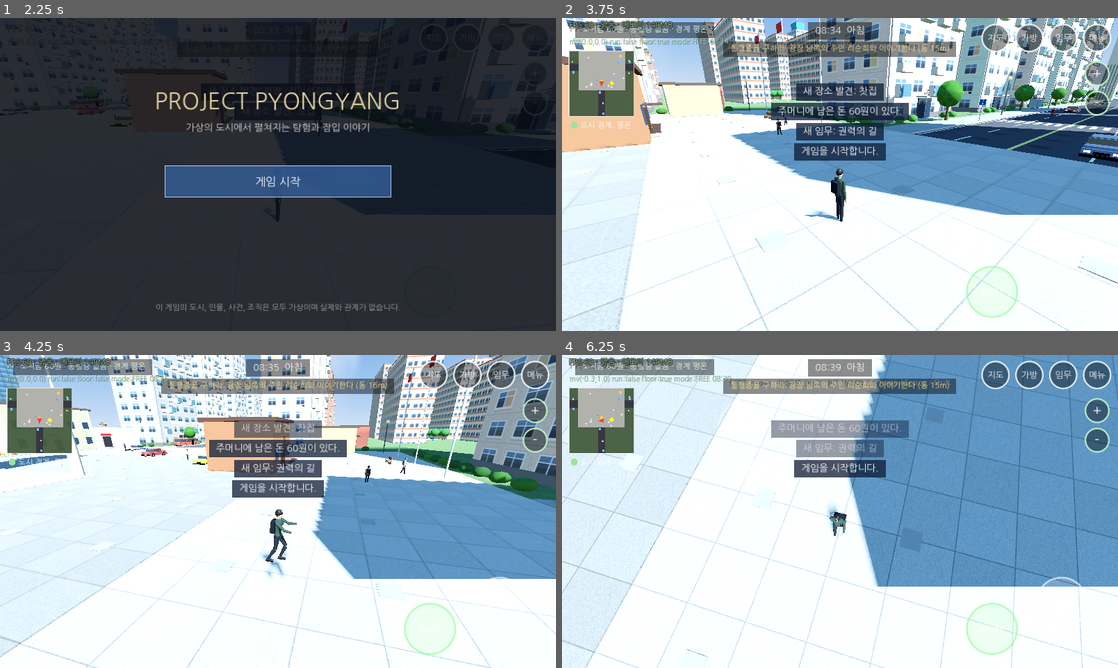
Above: before the commit, frames 1-4 (two rows, left to right).
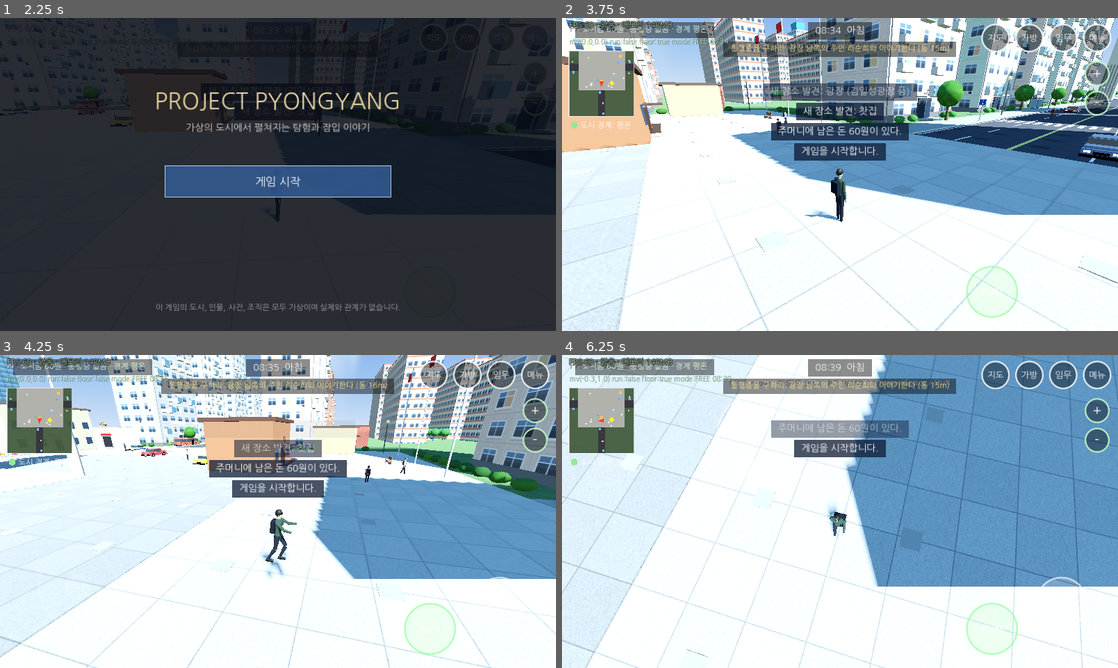
Above: after the commit, the same moments.

Repository: Sumin-Kim-Hub/PROJECT_PYONGYANG
Game: Godot game, scene res://scenes/main.tscn
Two runs of this game, one before a commit and one after it. Both use one fixed random seed, a clock stepped at 60 frames per second and the inputs below.
Inputs (mouse positions are in pixels of both pictures, inside the frame that each line leads up to):
- Up to frame 1 (2.25 s): tap Enter at 0.5 s; move the mouse to (400, 158) at 0.52 s; hold Right 0.53-1.25 s; hold E 0.53-1.25 s; click (400, 158) at 0.67 s; tap Space at 0.77 s; drag from (166, 190) to (250, 237) at 1.27 s; move the mouse to (333, 105) at 2.02 s; hold Right from 2.03 s (still down); hold V from 2.03 s (still down); click (333, 105) at 2.17 s
- Up to frame 2 (3.75 s): release Right at 2.75 s; release V at 2.75 s; drag from (812, 237) to (673, 127) at 2.77 s; move the mouse to (1006, 221) at 3.52 s; hold Left from 3.53 s (still down); tap Enter at 3.6 s; click (1006, 221) at 3.67 s
- Up to frame 3 (4.25 s): keep holding Left; tap Space at 3.77 s
- Up to frame 4 (6.25 s): release Left at 4.25 s; drag from (673, 464) to (756, 433) at 4.27 s; move the mouse to (867, 511) at 5.02 s; hold Down 5.03-5.75 s; hold E 5.03-5.75 s; click (867, 511) at 5.17 s; drag from (756, 433) to (728, 527) at 5.77 s

Frame 1 is identical in both runs. In frame 2, 2.8% of the frame differs, in the area x 16-64%, y 1-40%; in frame 3, 2.9%, in the area x 16-63%, y 1-40%; in frame 4, 1.8%.
Error after the commit: Parse Error: Used tab character for indentation instead of space as used before in the file. (res://scripts/v3/v3_ui.gd:59)

Commit message:
Add Korean font diagnostics

Diff:
--- a/scripts/v3/v3_ui.gd
+++ b/scripts/v3/v3_ui.gd
@@ -42,14 +42,19 @@
 
 
 func _ready() -> void:
-	mouse_filter = Control.MOUSE_FILTER_IGNORE
-	set_anchors_preset(Control.PRESET_FULL_RECT)
-	_font = ThemeDB.fallback_font
-	if ResourceLoader.exists(FONT_PATH):
-		var f = load(FONT_PATH)
-		if f is Font:
-			_font = f
-
+    mouse_filter = Control.MOUSE_FILTER_IGNORE
+    set_anchors_preset(Control.PRESET_FULL_RECT)
+    _font = ThemeDB.fallback_font
+
+    print("[KFONT] path=", FONT_PATH)
+    print("[KFONT] exists=", ResourceLoader.exists(FONT_PATH))
+
+    if ResourceLoader.exists(FONT_PATH):
+        var f = load(FONT_PATH)
+        print("[KFONT] loaded=", f is Font)
+        if f is Font:
+            _font = f
+            print("[KFONT] Korean glyph=", _font.has_char(0xD55C))
 
 func setup(man_ref, gov_ref, build_ref) -> void:
 	man = man_ref
